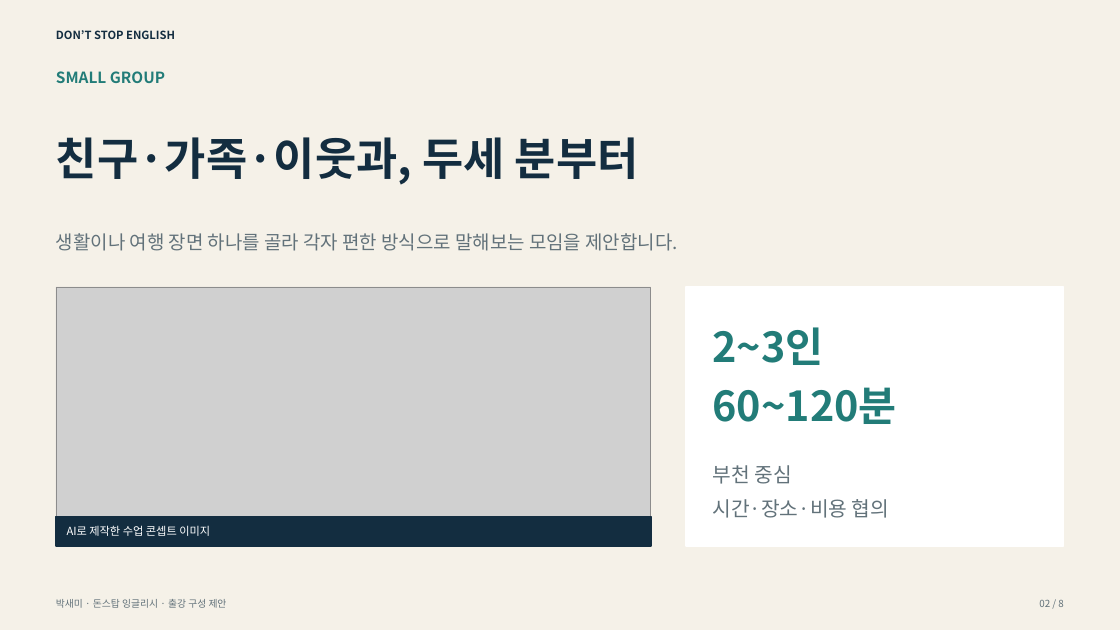
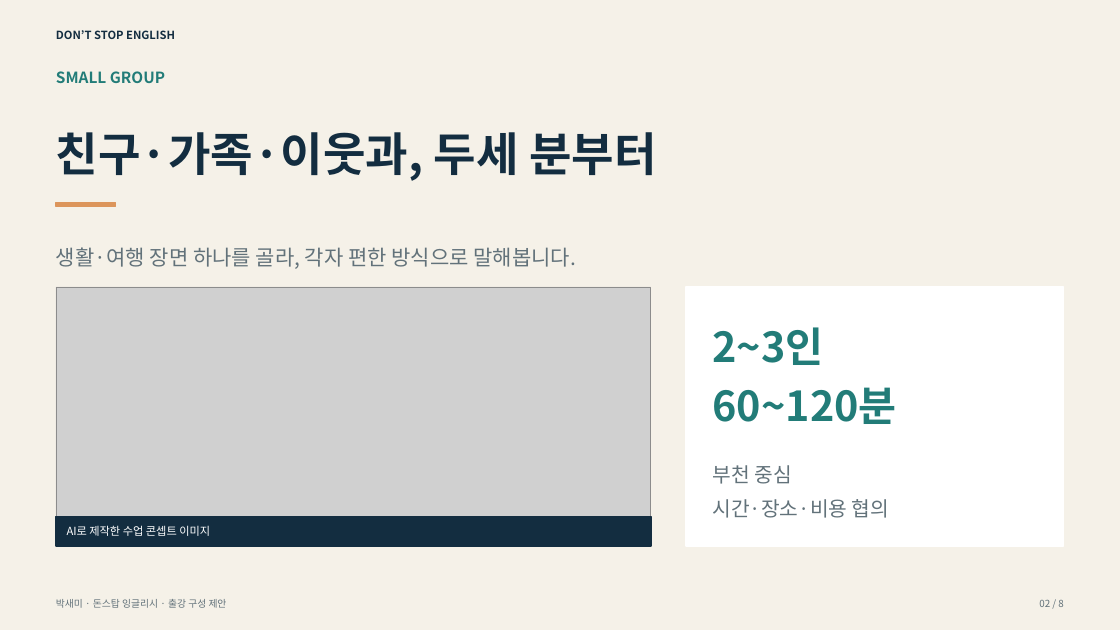
Before and after one commit to jty0221-dot/harangmarketing, a slide deck: slide 2 of public/dontstop-lecture/proposal-small-group.pptx. Drawn at 1120x630 pixels with LibreOffice and Linux fonts; fonts in the diff are those of the drawing; grey boxes stand for pictures. Boxes give left, top, right and bottom in pixels: in the first picture for what was removed or moved away, otherwise in the second. Text is boxed around its words. In the diff, an @@ line names an element or a change of style, - is before the commit and + after.

```diff
--- a/public/dontstop-lecture/proposal-small-group.pptx
+++ b/public/dontstop-lecture/proposal-small-group.pptx
@@ text "친구·가족·이웃과, 두세 분부터" at [56,132,657,181]: size 38.4 to 39.6 pt @@
@@ rectangle added at [56,202,116,207], fill #DC955B, outline #DC955B 1 pt @@
@@ text at [56,247,576,269]: text changed; size 16.2 to 18 pt @@
-생활이나 여행 장면 하나를 골라 각자 편한 방식으로 말해보는 모임을 제안합니다.
+생활·여행 장면 하나를 골라, 각자 편한 방식으로 말해봅니다.
```
Also in this commit, not shown: 4 other slides changed, 9 other files.
